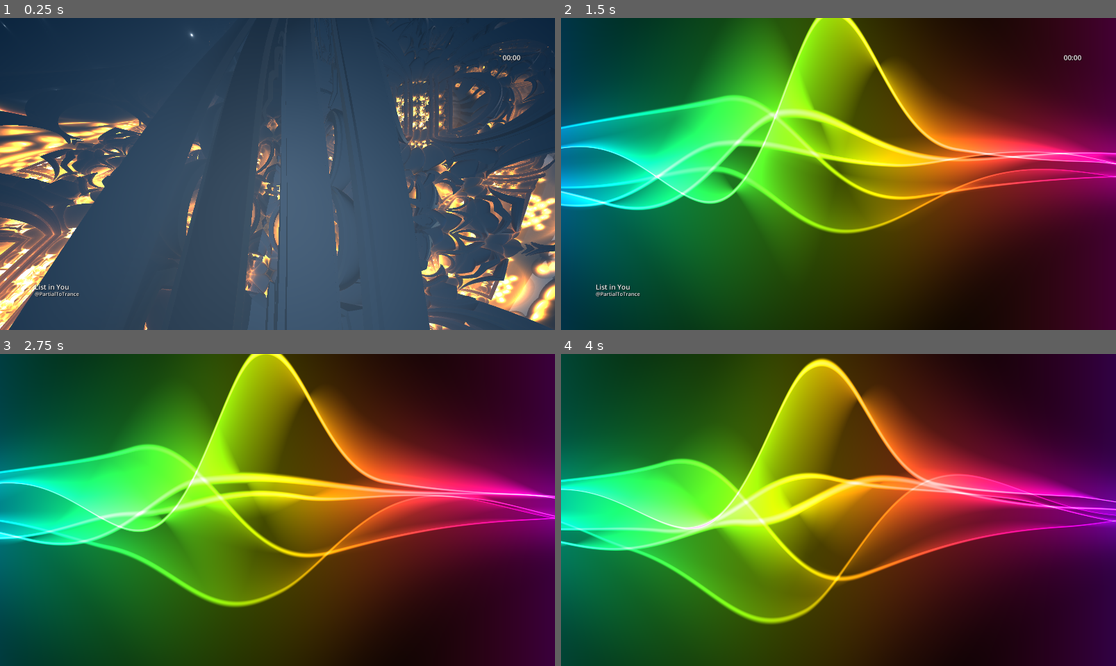
Above: before the commit, frames 1-4 (two rows, left to right).
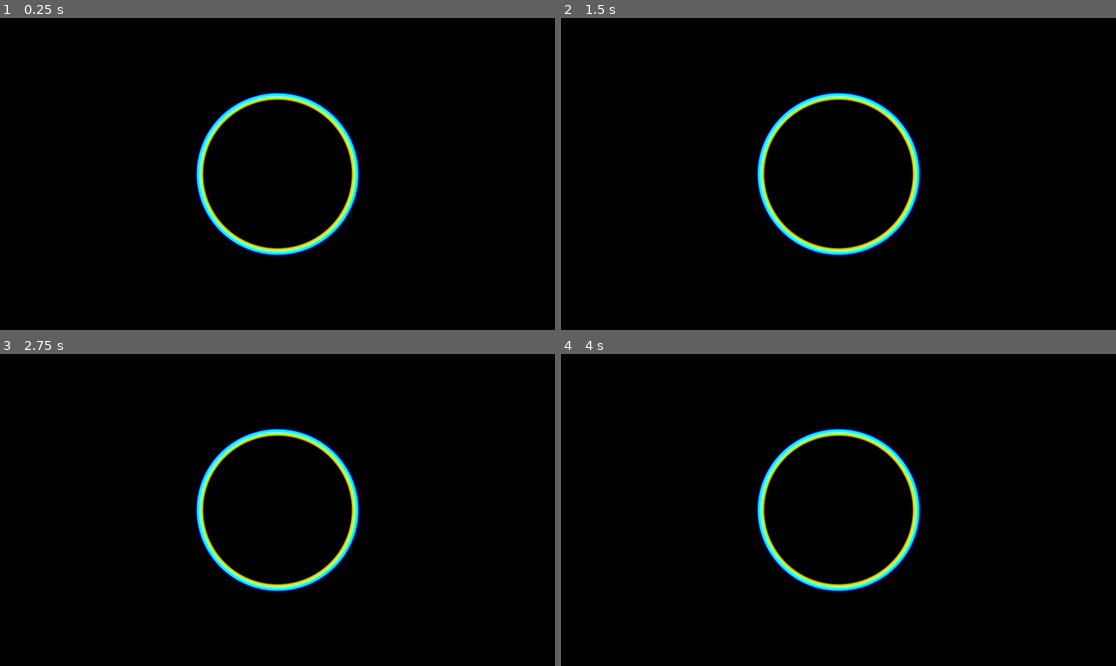
Above: after the commit, the same moments.

Repository: tribloom/audio-shader
Game: Godot game, scene res://scenes/AudioViz.tscn
Same seed, same stepped clock (60 frames per second), same inputs: the game is played once before the commit and once after it. Sound files missing from this copy of the repository are replaced by a short silence.
Inputs (mouse positions are in pixels of both pictures, inside the frame that each line leads up to):
- Up to frame 1 (0.25 s): no input
- Up to frame 2 (1.5 s): tap Enter at 0.5 s; move the mouse to (960, 158) at 0.52 s; hold Right 0.53-1.28 s; tap P at 0.6 s; click (960, 158) at 0.67 s; tap Space at 0.77 s; move the mouse to (727, 189) at 1.27 s; hold S from 1.28 s (still down); tap C at 1.35 s
- Up to frame 3 (2.75 s): tap Space at 1.52 s; move the mouse to (333, 441) at 2.02 s; release S at 2.03 s; hold Right from 2.03 s (still down); tap O at 2.1 s
- Up to frame 4 (4 s): move the mouse to (810, 572) at 2.77 s; tap V at 2.85 s; click (810, 572) at 2.92 s; tap Space at 3.02, 3.77 s; move the mouse to (1005, 556) at 3.52 s; release Right at 3.53 s; hold Left from 3.53 s (still down); tap P at 3.6 s

The runs differ from the first frame. In frame 1, 100% of the frame differs, in the area x 0-100%, y 0-100%; in frame 2, 99%; in frame 3, 99%; in frame 4, 99%.
Error after the commit: Parse Error: Unindent doesn't match the previous indentation level. (res://scripts/Visualizer.gd:215)

Commit message:
Fix texture binding order to avoid null sampler

Diff:
--- a/scripts/Visualizer.gd
+++ b/scripts/Visualizer.gd
@@ -202,12 +202,17 @@
 # -----------------------------------------------------------------------------------
 
 func _ready() -> void:
-	mode = start_mode
-	_build_shader_registry()
-	_apply_mode_material()
-
-	_is_portrait = start_in_portrait
-	_apply_window_orientation()
+        mode = start_mode
+        _build_shader_registry()
+
+        _setup_spectrum_resources()
+        _setup_waterfall_resources()
+        _setup_waveform_resources()
+
+        _apply_mode_material()
+
+        _is_portrait = start_in_portrait
+        _apply_window_orientation()
 
 	player.bus = target_bus_name
 	bus_idx = AudioServer.get_bus_index(target_bus_name)
@@ -219,11 +224,8 @@
 
 	call_deferred("_init_capture")
 
-	_setup_spectrum_resources()
-	_setup_waterfall_resources()
-	_setup_waveform_resources()
-	_bind_all_material_textures()
-	_update_aspect()
+        _bind_all_material_textures()
+        _update_aspect()
 
 	_build_overlay()
 	_parse_tracklist()
